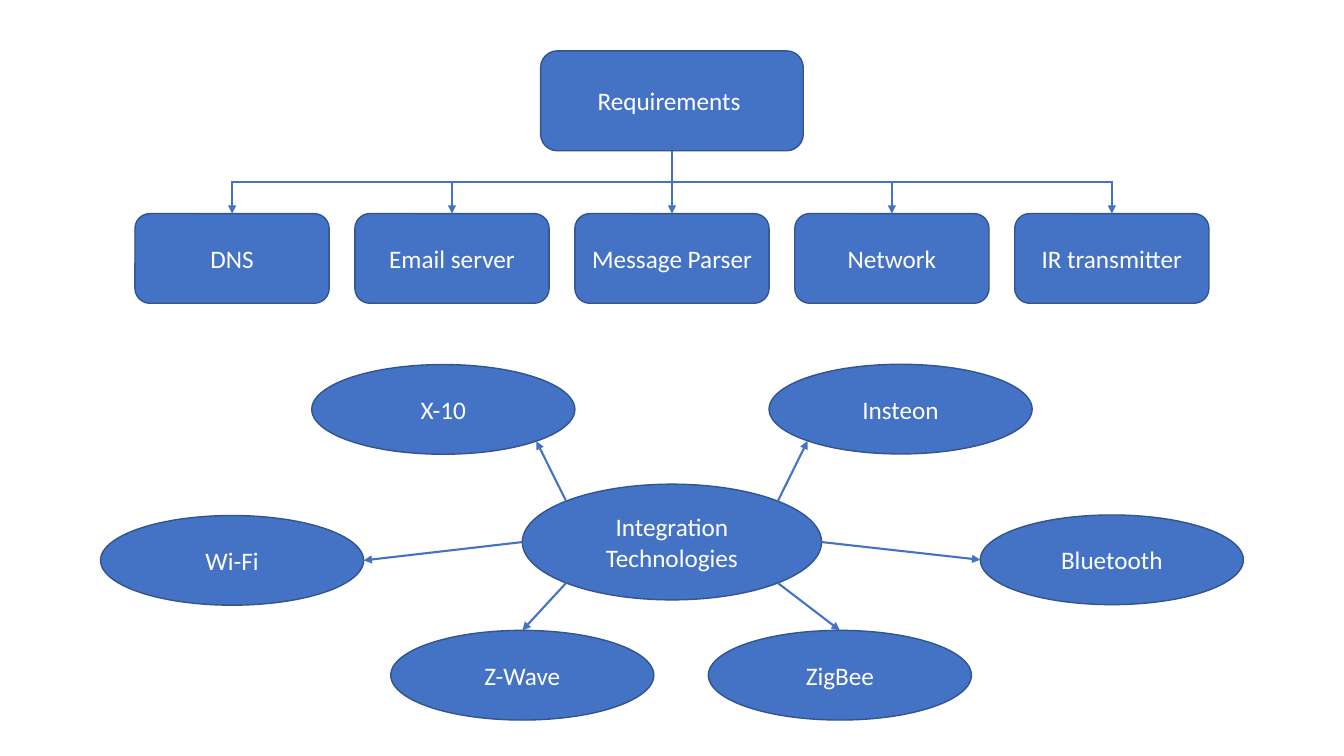
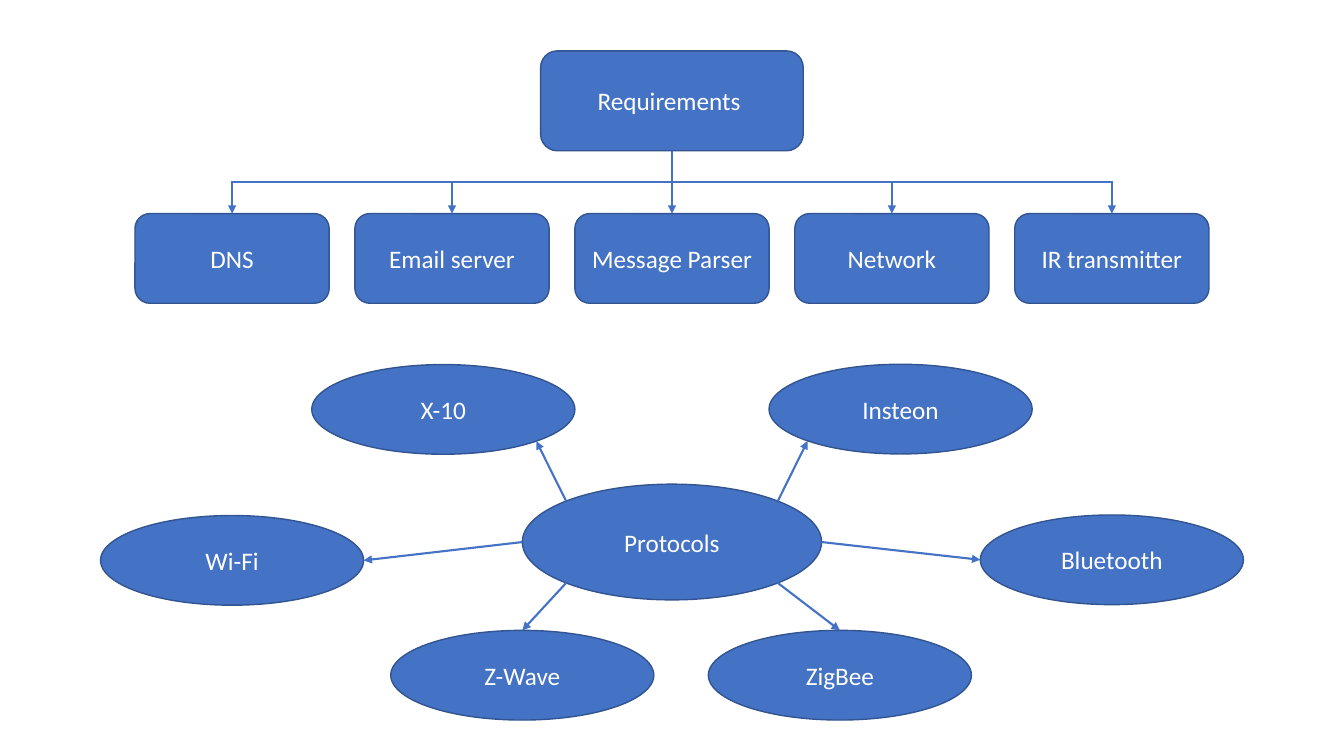
Before and after one commit to MikeBlackbeard/Ele_mic, a slide deck: slide 1 of project4/Communication MR.pptx. Drawn at 1344x756 pixels with LibreOffice and Linux fonts; fonts in the diff are those of the drawing. Boxes give left, top, right and bottom in pixels: in the first picture for what was removed or moved away, otherwise in the second. Text is boxed around its words. In the diff, an @@ line names an element or a change of style, - is before the commit and + after.

Commit message:
communication updated

```diff
--- a/project4/Communication MR.pptx
+++ b/project4/Communication MR.pptx
@@ text in ellipse at [624, 534, 719, 552]: text changed @@
-Integration
-Technologies
+Protocols
```
